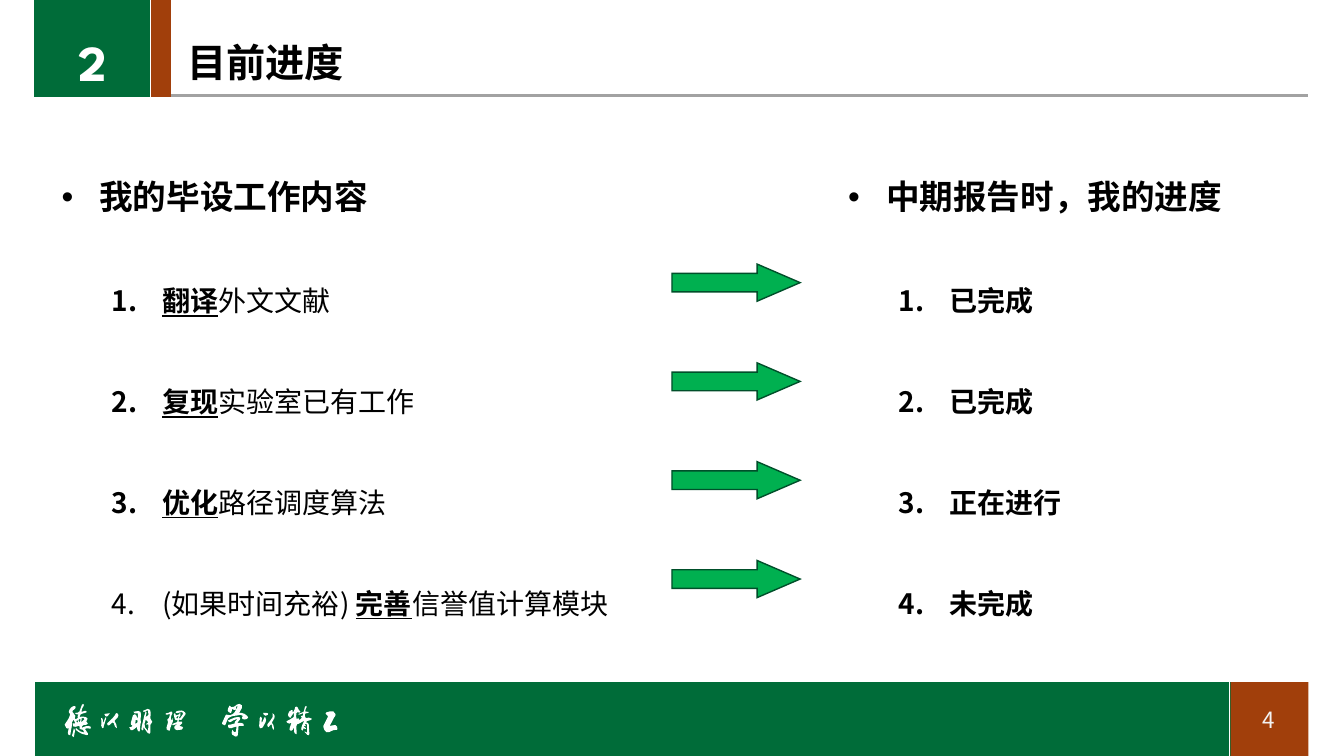
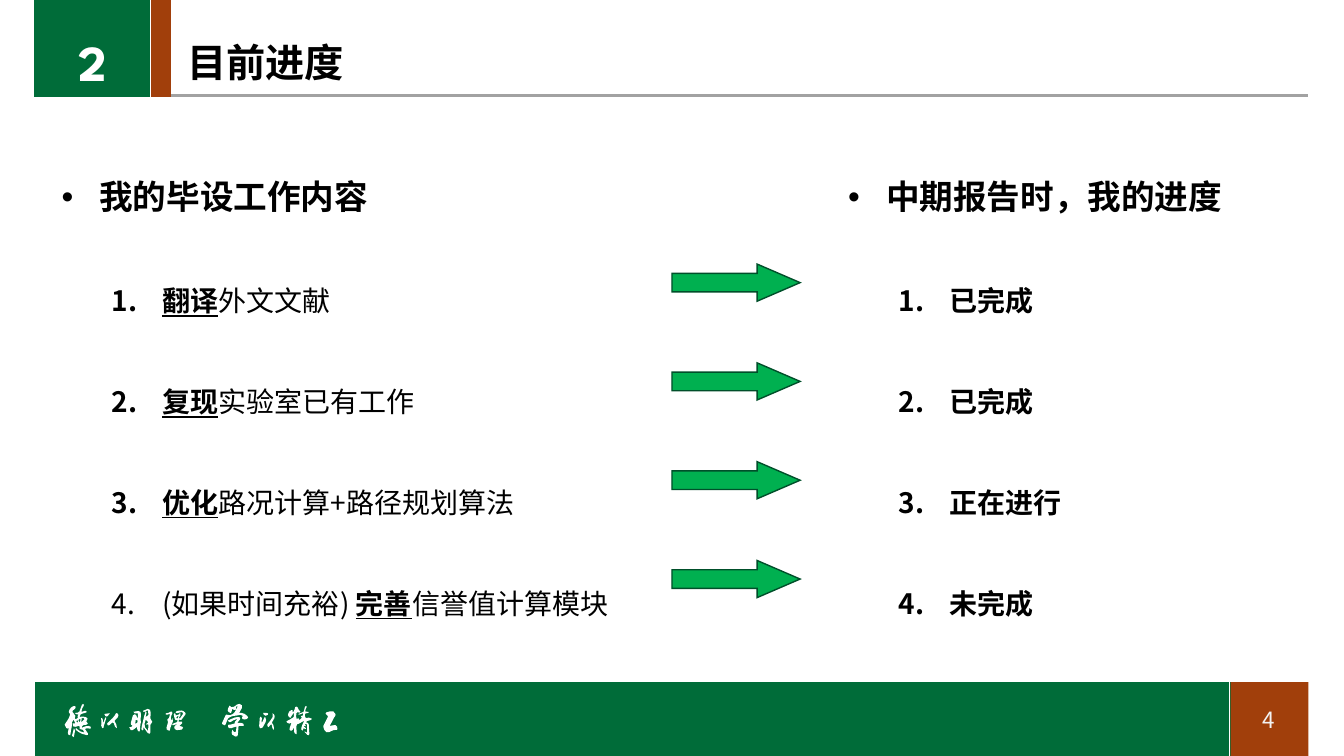
Before and after one commit to LancerEnk/GraduationDesign, a slide deck: slide 4 of doc/中期/中期_msj.pptx. Drawn at 1344x756 pixels with LibreOffice and Linux fonts; fonts in the diff are those of the drawing; background and template pictures are left out. Boxes give left, top, right and bottom in pixels: in the first picture for what was removed or moved away, otherwise in the second. Text is boxed around its words. In the diff, an @@ line names an element or a change of style, - is before the commit and + after.

```diff
--- a/doc/中期/中期_msj.pptx
+++ b/doc/中期/中期_msj.pptx
@@ text at <box>162,489,514,518</box>: text changed @@
-  3. 优化路径调度算法
+  3. 优化路况计算+路径规划算法
```
Also in this commit, not shown: 5 other slides changed, 1 other file.
